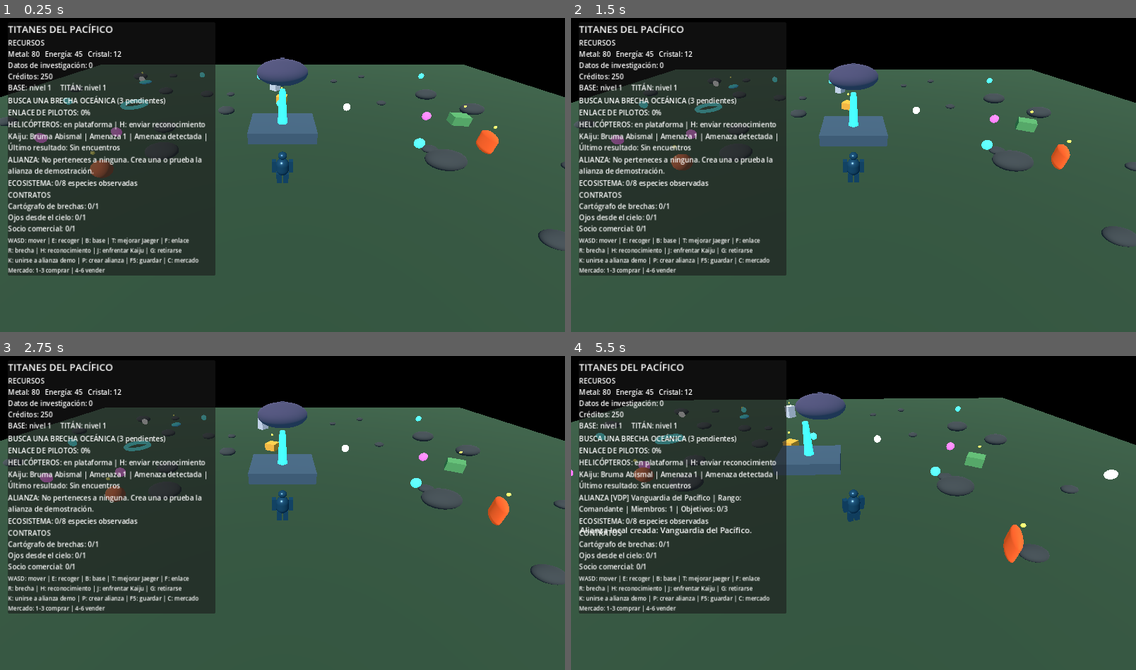
Above: before the commit, frames 1-4 (two rows, left to right).
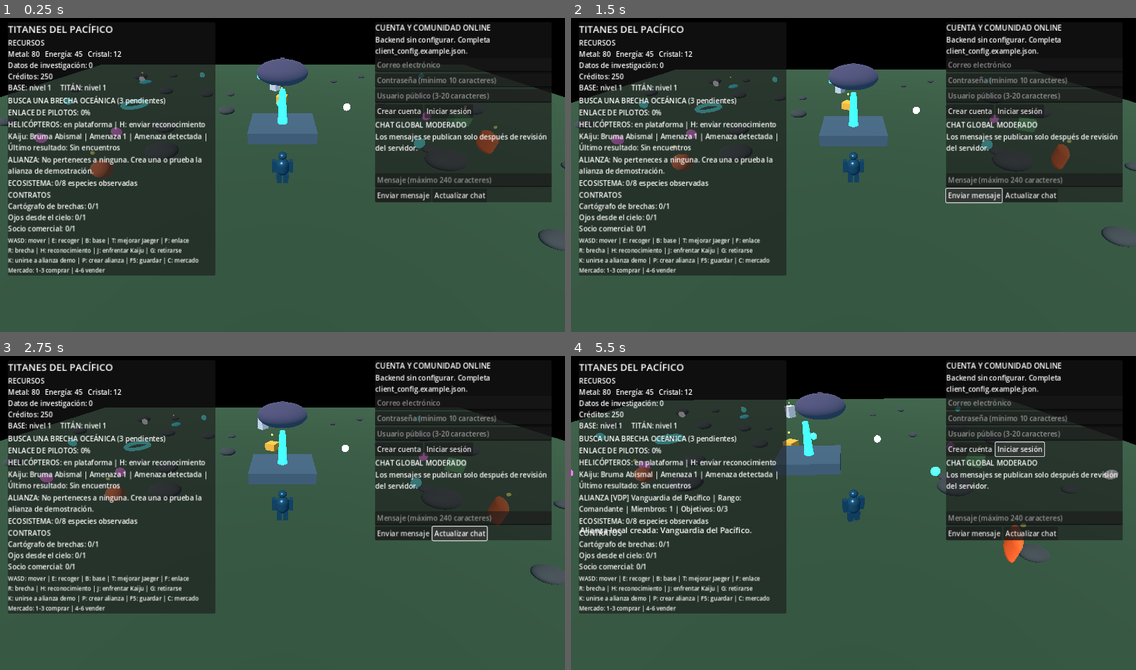
Above: after the commit, the same moments.

Repository: edwjacpinros2012-dev/Titanes-del-Pac-fico-
Game: Godot game, scene res://scenes/main.tscn
Same seed, same stepped clock (60 frames per second), same inputs: the game is played once before the commit and once after it.
Inputs (mouse positions are in pixels of both pictures, inside the frame that each line leads up to):
- Up to frame 1 (0.25 s): no input
- Up to frame 2 (1.5 s): click (972, 112) at 0.5 s, where only the run after the commit has a clickable "Crear cuenta"; click (972, 196) at 1.25 s, where only the run after the commit has a clickable "Enviar mensaje"
- Up to frame 3 (2.75 s): click (457, 534) at 2 s, where only the run after the commit has a clickable "Actualizar chat"
- Up to frame 4 (5.5 s): click (1017, 450) at 2.75 s, where only the run after the commit has a clickable "Iniciar sesión"; click (1017, 450) at 3.5 s, where only the run after the commit has a clickable "Iniciar sesión"; hold D (move_right) 4.28-5.03 s; hold P (alliance_create) 4.28-5.03 s; hold S (move_back) from 5.03 s (still down); tap K (alliance_join) at 5.1 s

The runs differ from the first frame. In frame 1, 13% of the frame differs, in the area x 66-98%, y 2-59%; in frame 2, 13%; in frame 3, 13%; in frame 4, 13%.
Error after the commit: Parse Error: Cannot find property "isalnum" on base "String". (res://scripts/online/community_client.gd:31)

Commit message:
Add in-game account registration, login and moderated global chat panel

Diff:
--- a/scripts/main.gd
+++ b/scripts/main.gd
@@ -20,6 +20,13 @@
 var alliance_manager: AllianceManager
 var kaiju_label: Label
 var alliance_label: Label
+var community_client: CommunityClient
+var online_status_label: Label
+var online_email: LineEdit
+var online_password: LineEdit
+var online_handle: LineEdit
+var online_chat_input: LineEdit
+var online_chat_log: Label
 var contracts_label: Label
 var helicopter_label: Label
 var creature_label: Label
@@ -248,6 +255,12 @@
 	add_child(alliance_manager)
 	alliance_manager.alliance_changed.connect(_on_alliance_changed)
 	alliance_manager.message_added.connect(_on_alliance_message)
+
+	community_client = CommunityClient.new()
+	community_client.name = "CommunityClient"
+	add_child(community_client)
+	community_client.auth_changed.connect(_on_online_auth_changed)
+	community_client.request_failed.connect(_on_online_error)
 
 func _on_creature_observed(display_name: String, research_reward: int) -> void:
 	if alliance_manager:
@@ -466,6 +479,7 @@
 	status_label.position = Vector2(20, 390)
 	status_label.add_theme_font_size_override("font_size", 18)
 	layer.add_child(status_label)
+	_create_online_panel(layer)
 
 func _update_hud() -> void:
 	if not hud:
@@ -570,3 +584,110 @@
 func _notification(what: int) -> void:
 	if what == NOTIFICATION_WM_CLOSE_REQUEST or what == NOTIFICATION_PREDELETE:
 		_save_local_profile()
+
+func _create_online_panel(layer: CanvasLayer) -> void:
+	var panel := PanelContainer.new()
+	panel.position = Vector2(850, 18)
+	panel.custom_minimum_size = Vector2(400, 390)
+	layer.add_child(panel)
+	var column := VBoxContainer.new()
+	panel.add_child(column)
+	var title := Label.new()
+	title.text = "CUENTA Y COMUNIDAD ONLINE"
+	title.add_theme_font_size_override("font_size", 17)
+	column.add_child(title)
+	online_status_label = Label.new()
+	online_status_label.text = "Backend sin configurar. Completa client_config.example.json."
+	online_status_label.autowrap_mode = TextServer.AUTOWRAP_WORD_SMART
+	column.add_child(online_status_label)
+	online_email = LineEdit.new()
+	online_email.placeholder_text = "Correo electrónico"
+	column.add_child(online_email)
+	online_password = LineEdit.new()
+	online_password.placeholder_text = "Contraseña (mínimo 10 caracteres)"
+	online_password.secret = true
+	column.add_child(online_password)
+	online_handle = LineEdit.new()
+	online_handle.placeholder_text = "Usuario público (3-20 caracteres)"
+	column.add_child(online_handle)
+	var auth_row := HBoxContainer.new()
+	column.add_child(auth_row)
+	var signup := Button.new()
+	signup.text = "Crear cuenta"
+	signup.pressed.connect(_on_online_signup_pressed)
+	auth_row.add_child(signup)
+	var login := Button.new()
+	login.text = "Iniciar sesión"
+	login.pressed.connect(_on_online_login_pressed)
+	auth_row.add_child(login)
+	var chat_title := Label.new()
+	chat_title.text = "CHAT GLOBAL MODERADO"
+	column.add_child(chat_title)
+	online_chat_log = Label.new()
+	online_chat_log.text = "Los mensajes se publican solo después de revisión del servidor."
+	online_chat_log.autowrap_mode = TextServer.AUTOWRAP_WORD_SMART
+	online_chat_log.custom_minimum_size = Vector2(360, 90)
+	column.add_child(online_chat_log)
+	online_chat_input = LineEdit.new()
+	online_chat_input.placeholder_text = "Mensaje (máximo 240 caracteres)"
+	column.add_child(online_chat_input)
+	var chat_row := HBoxContainer.new()
+	column.add_child(chat_row)
+	var send := Button.new()
+	send.text = "Enviar mensaje"
+	send.pressed.connect(_on_online_chat_send)
+	chat_row.add_child(send)
+	var refresh := Button.new()
+	refresh.text = "Actualizar chat"
+	refresh.pressed.connect(_on_online_chat_refresh)
+	chat_row.add_child(refresh)
+	var config_file := FileAccess.open("res://backend/supabase/client_config.example.json", FileAccess.READ)
+	if config_file:
+		var config: Variant = JSON.parse_string(config_file.get_as_text())
+		config_file.close()
+		if typeof(config) == TYPE_DICTIONARY:
+			community_client.configure(str(config.get("supabase_url","")),str(config.get("supabase_anon_key","")))
+	if community_client._configured():
+		online_status_label.text = "Backend configurado. Puedes registrar o iniciar sesión."
+	else:
+		online_status_label.text = "Falta configurar Supabase. El chat online permanece inactivo."
+
+func _on_online_signup_pressed() -> void:
+	var result: Dictionary = await community_client.sign_up(online_email.text, online_password.text)
+	if int(result.get("status",0)) in [200,201] and not community_client.access_token.is_empty():
+		var profile_ok: bool = await community_client.register_profile(online_handle.text, online_handle.text)
+		online_status_label.text = "Cuenta creada y perfil registrado." if profile_ok else "Cuenta creada. Confirma el correo o revisa el usuario público."
+	elif int(result.get("status",0)) in [200,201]:
+		online_status_label.text = "Cuenta creada. Revisa tu correo para confirmar y luego inicia sesión."
+	else:
+		online_status_label.text = str(result.get("error","No se pudo crear la cuenta."))
+
+func _on_online_login_pressed() -> void:
+	var result: Dictionary = await community_client.sign_in(online_email.text, online_password.text)
+	if int(result.get("status",0)) == 200:
+		online_status_label.text = "Sesión iniciada: " + community_client.user_email
+	else:
+		online_status_label.text = str(result.get("error","No se pudo iniciar sesión."))
+
+func _on_online_auth_changed(is_authenticated: bool, message: String) -> void:
+	if online_status_label:
+		online_status_label.text = message if is_authenticated else message
+
+func _on_online_error(message: String) -> void:
+	if online_status_label:
+		online_status_label.text = message
+
+func _on_online_chat_send() -> void:
+	var sent: bool = await community_client.send_chat_message(online_chat_input.text)
+	if sent:
+		online_chat_input.clear()
+		online_status_label.text = "Mensaje enviado a revisión. Solo aparecerá si es aprobado."
+	else:
+		online_status_label.text = "No se pudo enviar. Comprueba tu sesión y los permisos de chat."
+
+func _on_online_chat_refresh() -> void:
+	var messages: Array = await community_client.fetch_global_chat()
+	var lines: PackedStringArray = []
+	for message in messages:
+		lines.append(str(message.get("body","")))
+	online_chat_log.text = "\n".join(lines) if not lines.is_empty() else "No hay mensajes visibles o todavía no hay conexión."
